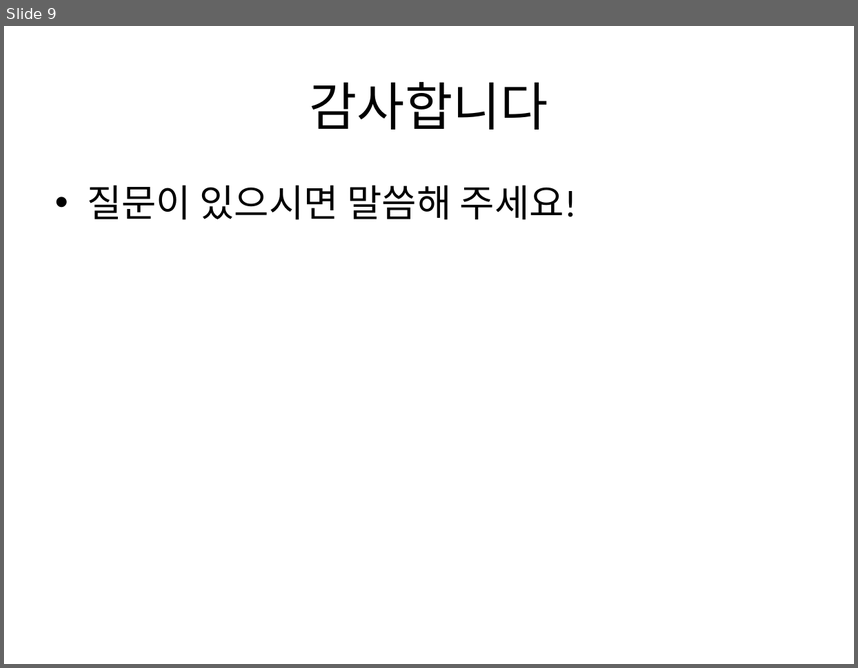
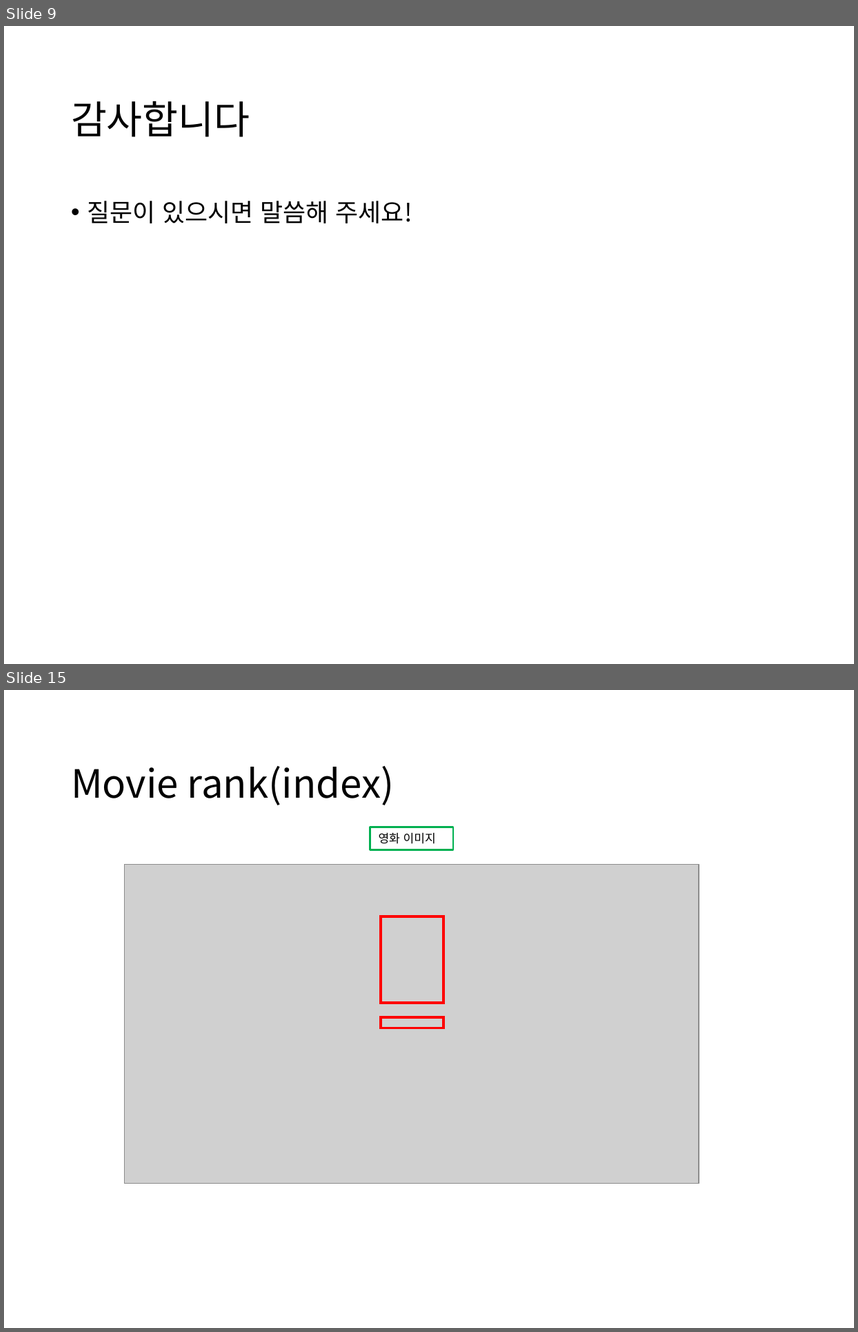
Before and after one commit to junhyuk000/PopcornAPP, a slide deck: MovieInfoAPP_Presentation.pptx. Shown one above the other, each under a label of ours: slide 9 before the commit, slides 9 and 15 after it; the slides between them are not shown. The pictures are 858x668 and 858x1332 pixels, drawn with LibreOffice and Linux fonts; fonts in the diff are those of the drawing; grey boxes stand for pictures. Boxes give left, top, right and bottom in pixels: in the first picture for what was removed or moved away, otherwise in the second. Text is boxed around its words. In the diff, an @@ line names an element or a change of style, - is before the commit and + after.

```diff
--- a/MovieInfoAPP_Presentation.pptx
+++ b/MovieInfoAPP_Presentation.pptx
@@ slide 15 added at box(4, 690, 854, 1328), background #FFFFFF @@
@@ title added at box(71, 766, 395, 805), 33 pt, text #000000 @@
+Movie rank(index)
@@ rectangle added at box(370, 827, 454, 850), outline #00B050 1.5 pt, 10 pt, text #000000 @@
+영화 이미지
@@ picture added at box(125, 865, 700, 1183) @@
@@ rectangle added at box(381, 916, 444, 1002), outline #FF0000 2.25 pt @@
@@ rectangle added at box(381, 1017, 444, 1027), outline #FF0000 2.25 pt @@
@@ slide 9 changed as well @@
@@ title "감사합니다": place and size @@
-title "감사합니다" at box(310, 82, 548, 129)
+title "감사합니다" at box(71, 101, 250, 137)
@@ title "감사합니다" at box(71, 101, 250, 137): size 44 to 33 pt, font Calibri to Noto Sans CJK KR; alignment centre to left; line spacing 1 to 0.9 @@
@@ text "질문이 있으시면 말씀해 주세요!": place and size @@
-text "질문이 있으시면 말씀해 주세요!" at box(87, 185, 577, 220)
+text "질문이 있으시면 말씀해 주세요!" at box(87, 201, 412, 223)
@@ text "질문이 있으시면 말씀해 주세요!" at box(87, 201, 412, 223): size 32 to 21 pt, font Calibri to Noto Sans CJK KR; indent changed; line spacing 1 to 0.9; more space between paragraphs @@
```
Also in this commit, not shown: 9 other slides changed, 6 other slides added, 2 other files.
